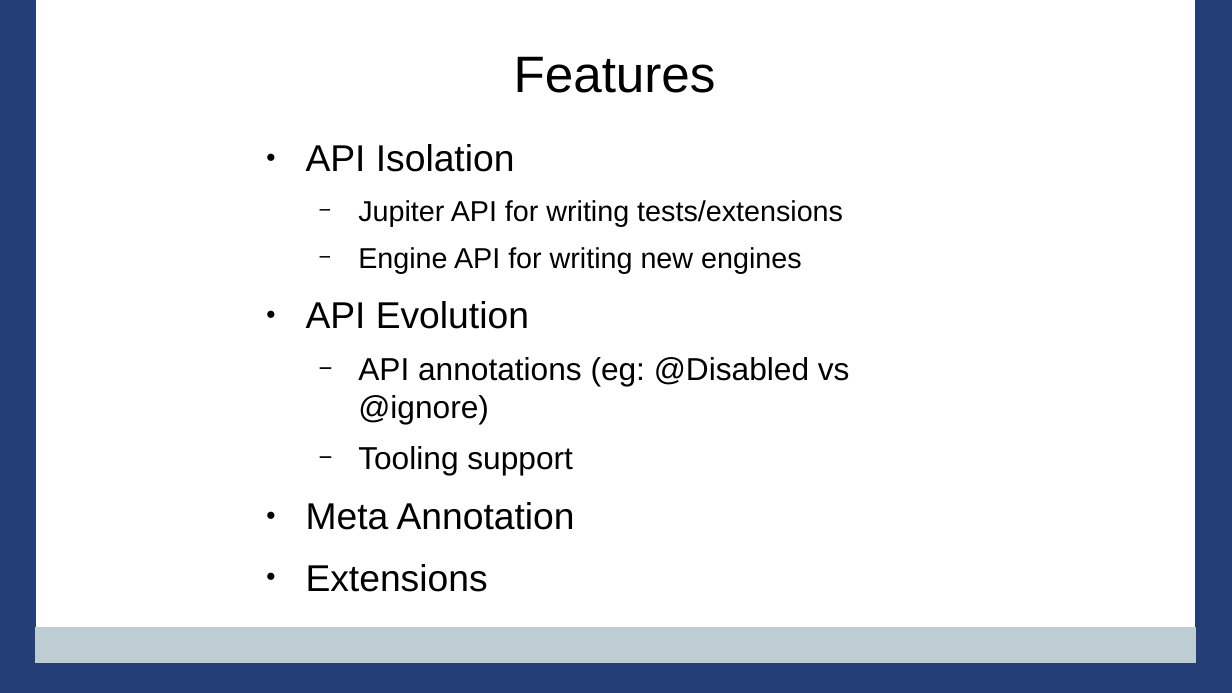
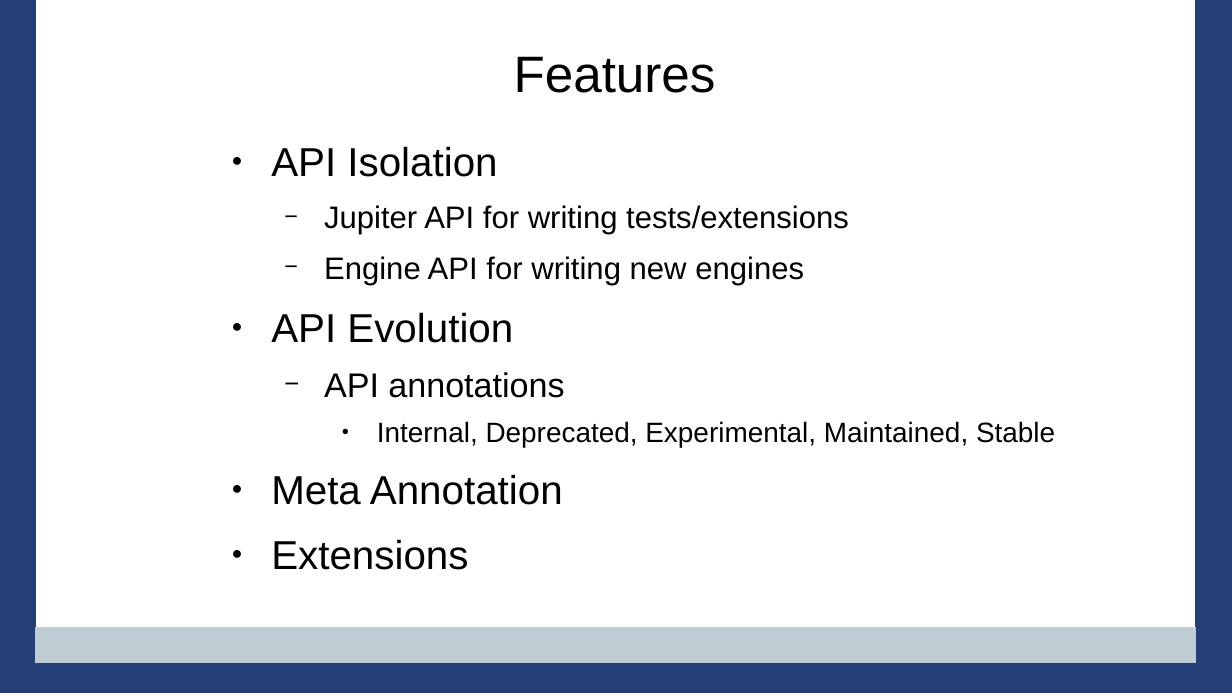
Before and after one commit to PennState/junit5-presentation, a slide deck: slide 6 of src/site/presentation/Junit5_Presentation_JavaOne_2016.odp (slide 5 before the commit). Drawn at 1232x693 pixels with LibreOffice and Linux fonts; fonts in the diff are those of the drawing; background and template pictures are left out. Boxes give left, top, right and bottom in pixels: in the first picture for what was removed or moved away, otherwise in the second. Text is boxed around its words. In the diff, an @@ line names an element or a change of style, - is before the commit and + after.

```diff
--- a/src/site/presentation/Junit5_Presentation_JavaOne_2016.odp
+++ b/src/site/presentation/Junit5_Presentation_JavaOne_2016.odp
@@ text "API Isolation": place and size @@
-text "API Isolation" at <box>306,144,850,530</box>
+text "API Isolation" at <box>271,146,1055,505</box>
@@ text at <box>271,146,849,505</box>: size 24.1 to 26 pt in "API Isolation", "API Evolution", "Meta Annotation", "Extensions"; size 18.5 to 20 pt in "Jupiter API for writing tests/extensions", "Engine API for writing new engines" @@
@@ text at <box>324,372,1055,447</box>: text changed; size 20.4 to 18 pt @@
-  − API annotations (eg: @Disabled vs @ignore)
-  − Tooling support
+  − API annotations
+    ● Internal, Deprecated, Experimental, Maintained, Stable
```
Also in this commit, not shown: 12 other slides changed, 6 slides added, 7 slides removed, 1 other file.
